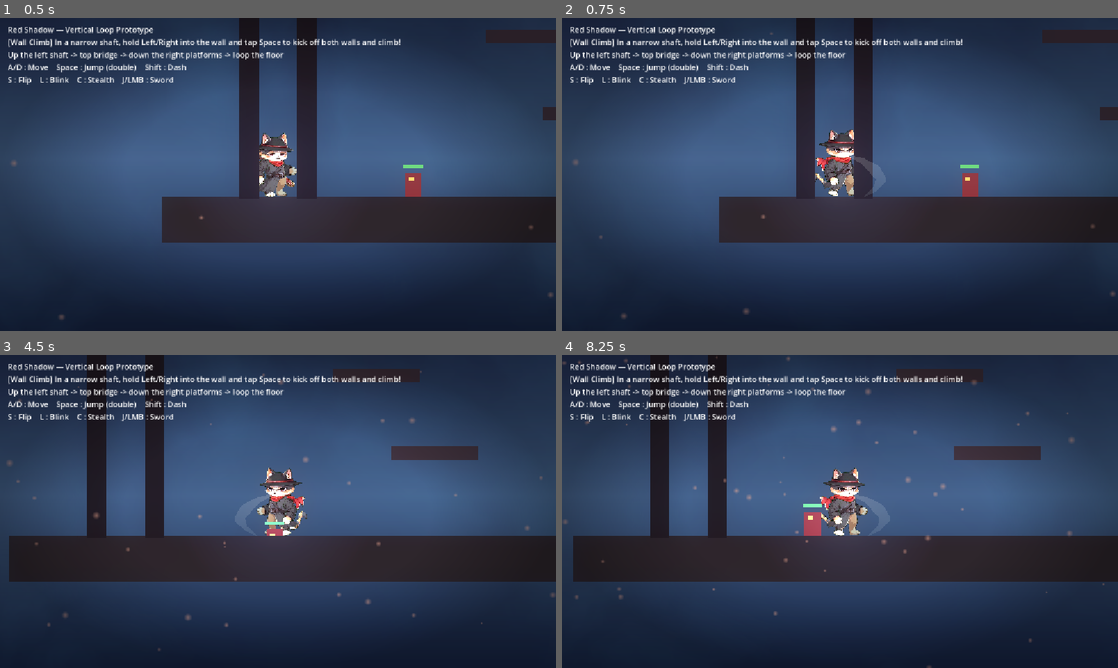
Above: before the commit, frames 1-4 (two rows, left to right).
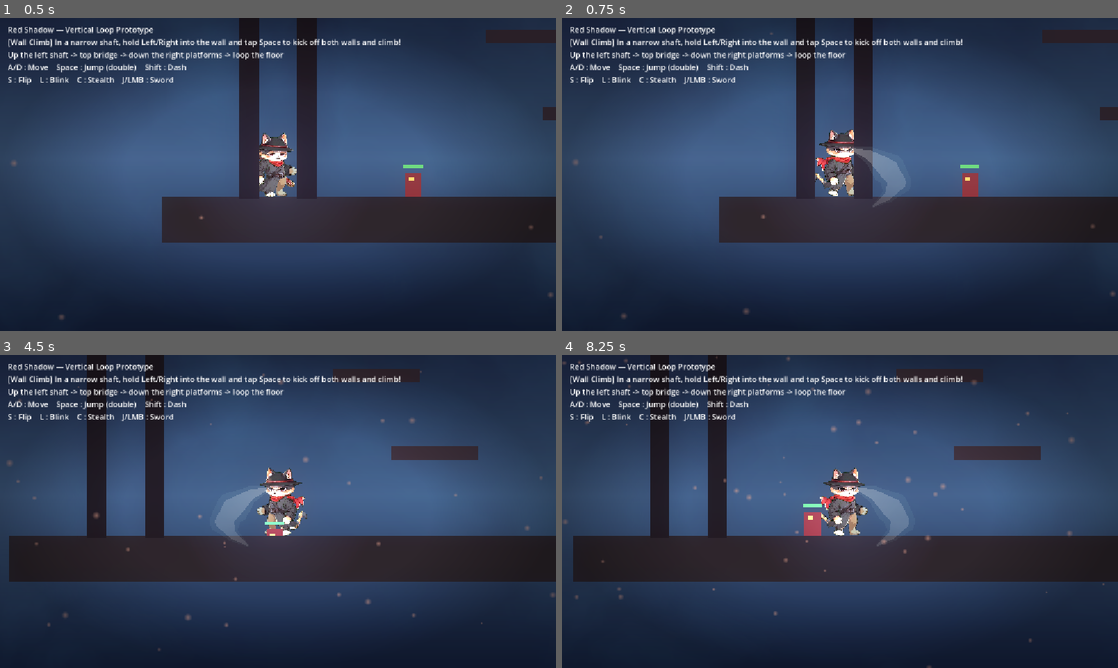
Above: after the commit, the same moments.

Repository: perjoom-sketch/red-shadow
Game: Godot game, scene res://scenes/Main.tscn
The game is run twice, just before and just after one commit, with the same random seed, the same clock (stepped at 60 frames per second) and the same inputs.
Inputs:
- Up to frame 1 (0.5 s): no input
- Up to frame 2 (0.75 s): hold Right (move_right) from 0.53 s (still down); tap J (attack) at 0.6 s
- Up to frame 3 (4.5 s): tap Space (jump) at 0.77, 1.52, 3.02, 3.77 s; tap L (blink) at 1.35 s; release Right (move_right) at 2.03 s; hold Left (move_left) 2.03-2.78 s; tap Shift (dash) at 2.1 s; hold Right (move_right) 2.78-4.28 s; tap Down (flip) at 2.85 s; tap C (stealth) at 3.6 s; hold Left (move_left) from 4.28 s (still down); tap J (attack) at 4.35 s
- Up to frame 4 (8.25 s): tap Space (jump) at 4.52, 6.02, 6.77, 7.52 s; release Left (move_left) at 5.03 s; hold Right (move_right) 5.03-5.78 s; tap L (blink) at 5.1 s; hold Left (move_left) 5.78-7.28 s; tap Shift (dash) at 5.85 s; tap Down (flip) at 6.6 s; hold Right (move_right) from 7.28 s (still down); tap C (stealth) at 7.35 s; tap J (attack) at 8.1 s

Frame 1 is identical in both runs. In frame 2, 0.6% of the frame differs, in the area x 51-62%, y 41-61%; in frame 3, 0.6%; in frame 4, 0.6%.

Commit message:
feat: bigger bolder slash flash (glow + core)
🤖 Generated with [Claude Code](https://claude.com/claude-code)

Co-Authored-By: Claude Opus 4.5 <noreply@anthropic.com>

Diff:
--- a/scripts/Player.gd
+++ b/scripts/Player.gd
@@ -471,46 +471,51 @@
 
 
 func _spawn_slash(low: bool):
-	# 할로우나이트풍 초승달 섬광: 굵은 테이퍼 호 + 선명한 흰빛 + 빠른 번쩍 페이드.
-	var fx := Line2D.new()
-	fx.width = 22.0
-	fx.z_index = 10
-	fx.joint_mode = Line2D.LINE_JOINT_ROUND
-	fx.begin_cap_mode = Line2D.LINE_CAP_ROUND
-	fx.end_cap_mode = Line2D.LINE_CAP_ROUND
-	# 가운데 두껍고 양끝 얇은 테이퍼 → 초승달 실루엣
-	var wc := Curve.new()
-	wc.add_point(Vector2(0.0, 0.12))
-	wc.add_point(Vector2(0.5, 1.0))
-	wc.add_point(Vector2(1.0, 0.12))
-	fx.width_curve = wc
-	# 시작은 새하얗게, 끝으로 갈수록 차가운 푸른빛으로
-	var grad := Gradient.new()
-	grad.set_color(0, Color(1.0, 1.0, 1.0, 1.0))
-	grad.set_color(1, Color(0.7, 0.85, 1.0, 0.55))
-	fx.gradient = grad
+	# 거합 섬광: 칼날을 대신하는 크고 굵은 초승달. 글로우(넓고 흐림)+코어(밝고 선명) 2겹.
 	var pts: PackedVector2Array
 	if low:
-		# 하단베기: 앞→아래로 길게 훑는 호
+		# 하단베기: 앞→아래로 길게 훑는 호 (크게)
 		pts = PackedVector2Array([
-			Vector2(10, -6), Vector2(40, 6), Vector2(64, 22), Vector2(70, 40)
+			Vector2(12, -8), Vector2(52, 8), Vector2(84, 30), Vector2(92, 52)
 		])
 	else:
-		# 기본(내려베기): 위→앞→아래로 크게 도는 초승달, 사거리만큼 길게
+		# 기본(내려베기): 위→앞→아래로 크게 도는 초승달, 사거리보다 길게
 		pts = PackedVector2Array([
-			Vector2(6, -36), Vector2(34, -26), Vector2(58, -8),
-			Vector2(70, 10), Vector2(58, 28), Vector2(38, 42)
+			Vector2(8, -46), Vector2(44, -34), Vector2(76, -10),
+			Vector2(92, 14), Vector2(76, 38), Vector2(50, 56)
 		])
 	for i in pts.size():
 		pts[i] = Vector2(pts[i].x * facing, pts[i].y)
-	fx.points = pts
+	var fx := Node2D.new()
+	fx.z_index = 10
+	fx.add_child(_make_slash_arc(pts, 60.0, Color(0.65, 0.82, 1.0), 0.32))  # 글로우
+	fx.add_child(_make_slash_arc(pts, 36.0, Color(1.0, 1.0, 1.0), 1.0))     # 코어
 	add_child(fx)
-	# 살짝 커지며 번쩍 → 빠르게 사라짐 (스냅감)
-	fx.scale = Vector2(0.85, 0.85)
+	# 작게 시작 → 크게 번쩍 → 빠르게 사라짐 (임팩트)
+	fx.scale = Vector2(0.8, 0.8)
 	var tw := create_tween()
-	tw.parallel().tween_property(fx, "scale", Vector2(1.12, 1.12), 0.16).set_ease(Tween.EASE_OUT)
-	tw.parallel().tween_property(fx, "modulate:a", 0.0, 0.16).set_ease(Tween.EASE_OUT)
+	tw.parallel().tween_property(fx, "scale", Vector2(1.3, 1.3), 0.18).set_ease(Tween.EASE_OUT)
+	tw.parallel().tween_property(fx, "modulate:a", 0.0, 0.18).set_ease(Tween.EASE_OUT)
 	tw.tween_callback(fx.queue_free)
+
+
+func _make_slash_arc(pts: PackedVector2Array, width: float, col: Color, alpha: float) -> Line2D:
+	var l := Line2D.new()
+	l.width = width
+	l.joint_mode = Line2D.LINE_JOINT_ROUND
+	l.begin_cap_mode = Line2D.LINE_CAP_ROUND
+	l.end_cap_mode = Line2D.LINE_CAP_ROUND
+	var wc := Curve.new()                       # 가운데 두껍고 양끝 얇게 → 초승달
+	wc.add_point(Vector2(0.0, 0.08))
+	wc.add_point(Vector2(0.5, 1.0))
+	wc.add_point(Vector2(1.0, 0.08))
+	l.width_curve = wc
+	var g := Gradient.new()                     # 끝으로 갈수록 옅게
+	g.set_color(0, Color(col.r, col.g, col.b, alpha))
+	g.set_color(1, Color(col.r, col.g, col.b, alpha * 0.4))
+	l.gradient = g
+	l.points = pts
+	return l
 
 
 func _spawn_trail():
